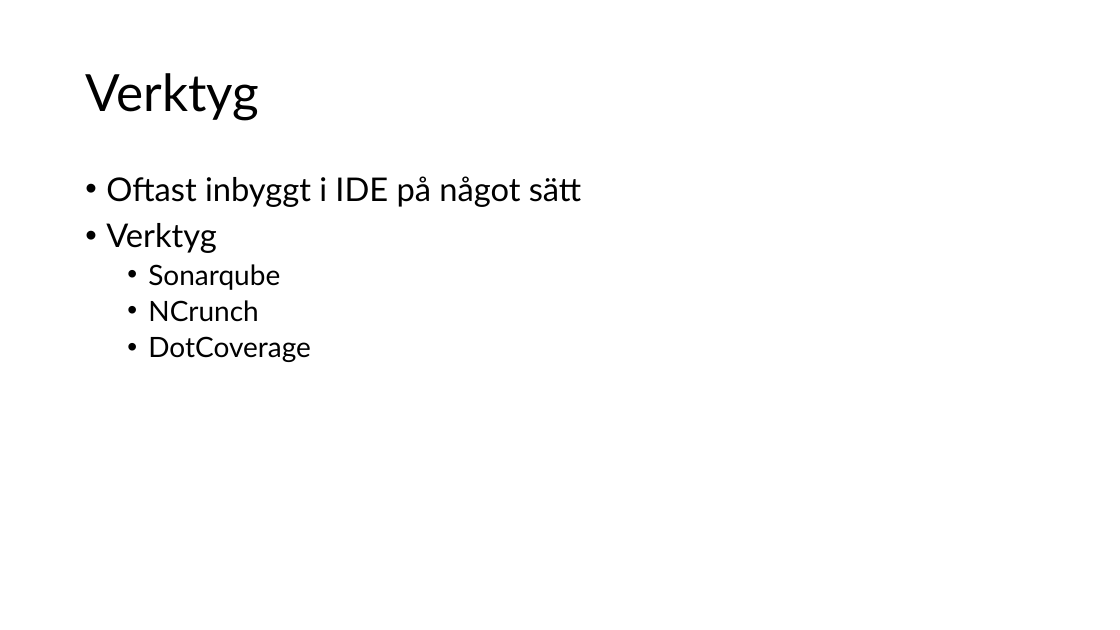
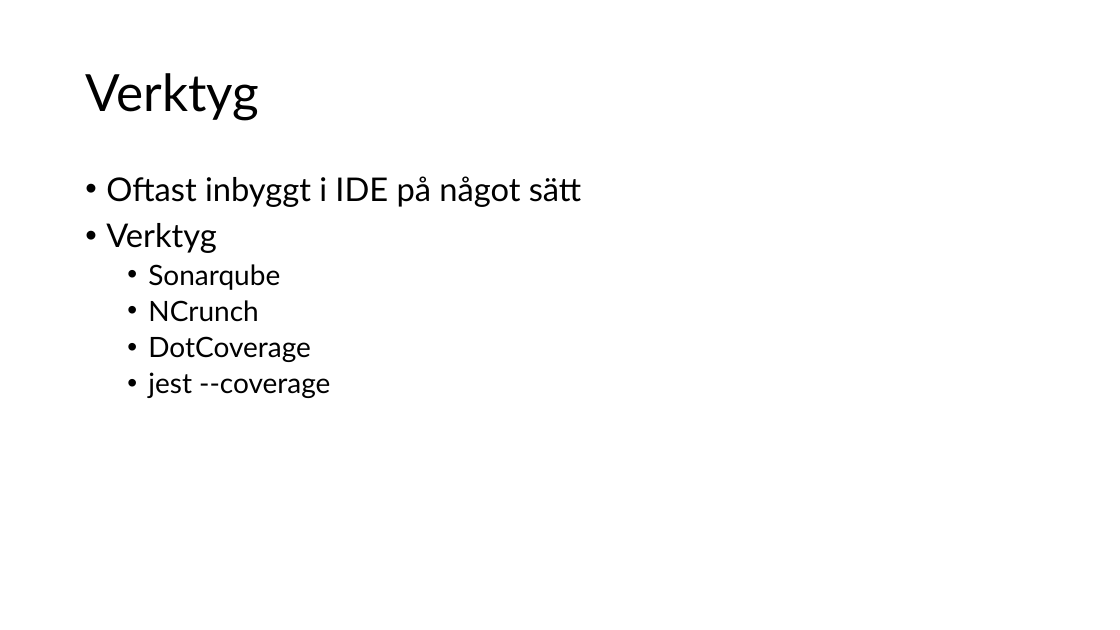
Before and after one commit to bjornstalfors/utbildning, a slide deck: slide 11 of Testning.pptx. Drawn at 1120x630 pixels with LibreOffice and Linux fonts; fonts in the diff are those of the drawing. Boxes give left, top, right and bottom in pixels: in the first picture for what was removed or moved away, otherwise in the second. Text is boxed around its words. In the diff, an @@ line names an element or a change of style, - is before the commit and + after.

```diff
--- a/Testning.pptx
+++ b/Testning.pptx
@@ text at (148, 372, 330, 398): paragraph added @@
+  • jest --coverage
```
Also in this commit, not shown: 2 other slides changed, 2 other files.
